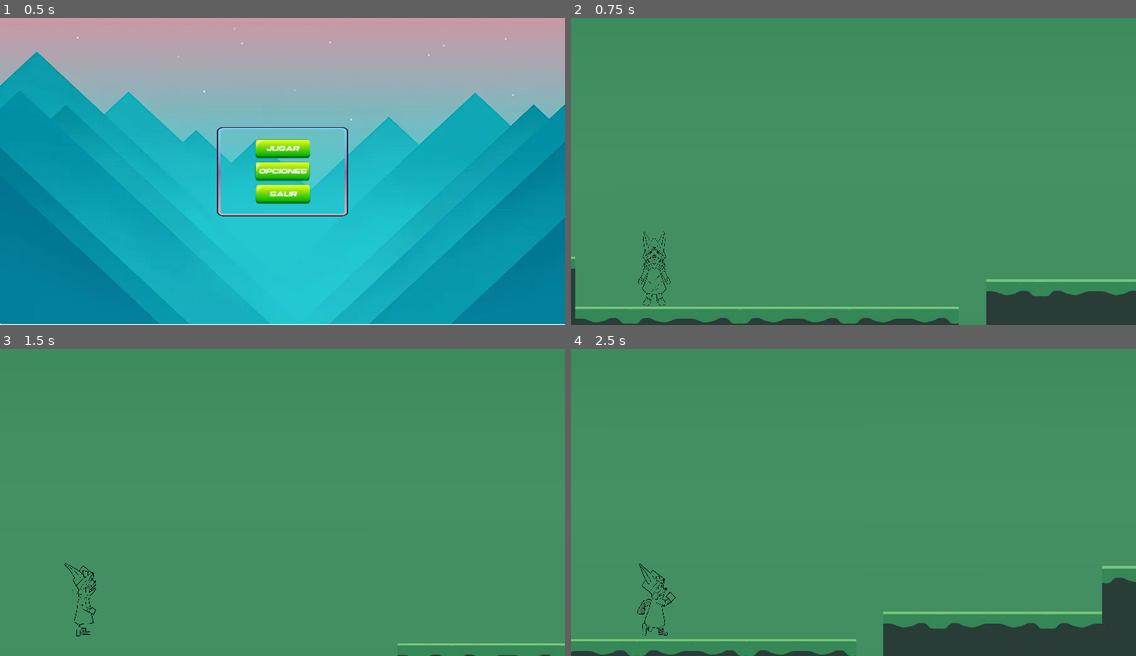
Above: before the commit, frames 1-4 (two rows, left to right).
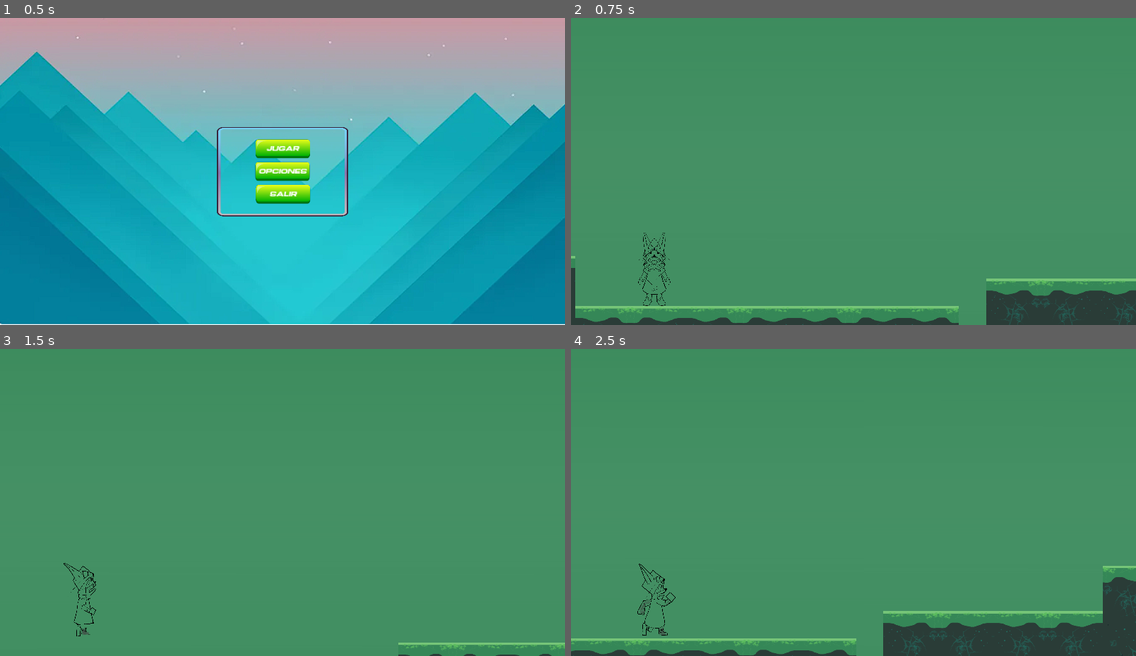
Above: after the commit, the same moments.

Repository: apricotstd/GodotGameJam
Game: Godot game, scene res://bin/views/menu/menu.tscn
The game is run twice, just before and just after one commit, with the same random seed, the same clock (stepped at 60 frames per second) and the same inputs.
Inputs:
- Up to frame 1 (0.5 s): no input
- Up to frame 2 (0.75 s): click "JUGAR" at 0.5 s
- Up to frame 3 (1.5 s): tap Enter (ui_accept) at 1.25 s; hold Right (ui_right) from 1.28 s (still down)
- Up to frame 4 (2.5 s): keep holding Right (ui_right); tap Enter (ui_accept) at 1.52, 2.27 s

Frame 1 is identical in both runs. In frame 2, 1.0% of the frame differs, in the area x 0-100%, y 69-100%; in frame 3, 0.4%; in frame 4, 1.2%.

Commit message:
modificaciones suelo

Diff:
--- a/bin/player/player.tscn
+++ b/bin/player/player.tscn
@@ -55,11 +55,11 @@
 script = ExtResource("1_8j4dm")
 
 [node name="Col" type="CollisionShape2D" parent="."]
-position = Vector2(0, -6)
+position = Vector2(0, -8)
 shape = SubResource("CapsuleShape2D_oddt5")
 
 [node name="Imgs" type="AnimatedSprite2D" parent="Col"]
-position = Vector2(-0.500001, -1.1)
+position = Vector2(-0.500001, 1.9)
 scale = Vector2(0.2, 0.2)
 sprite_frames = SubResource("SpriteFrames_ggf4s")
 animation = &"idle"
Binary file changed: assets/fondos/tilemaplvl1.png
Not shown, changed: assets/fondos/tilemaplvl1.png~
